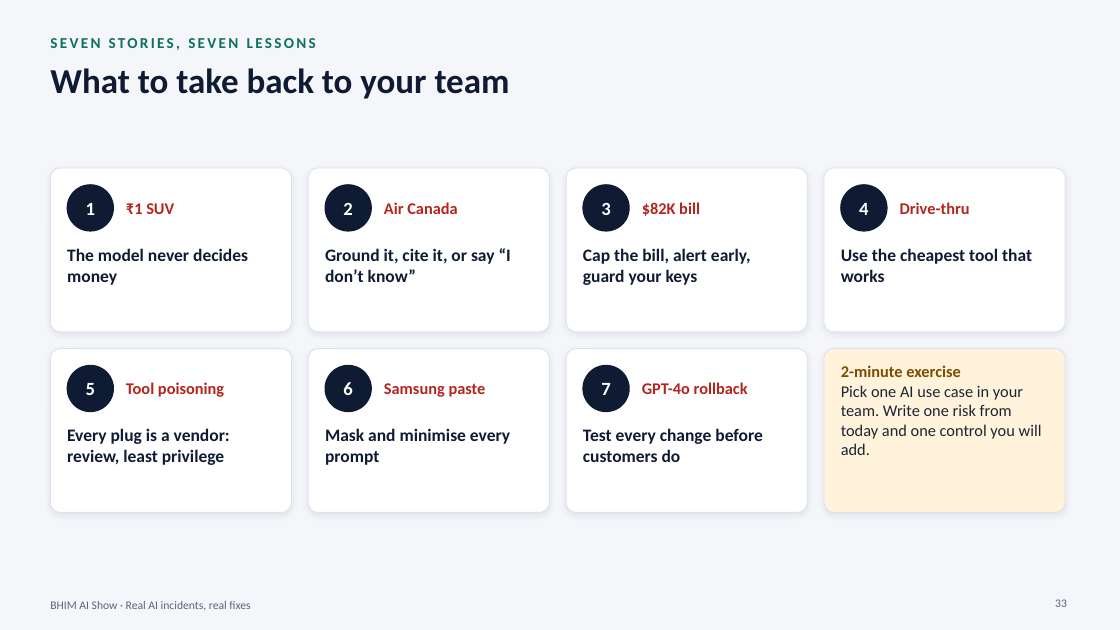
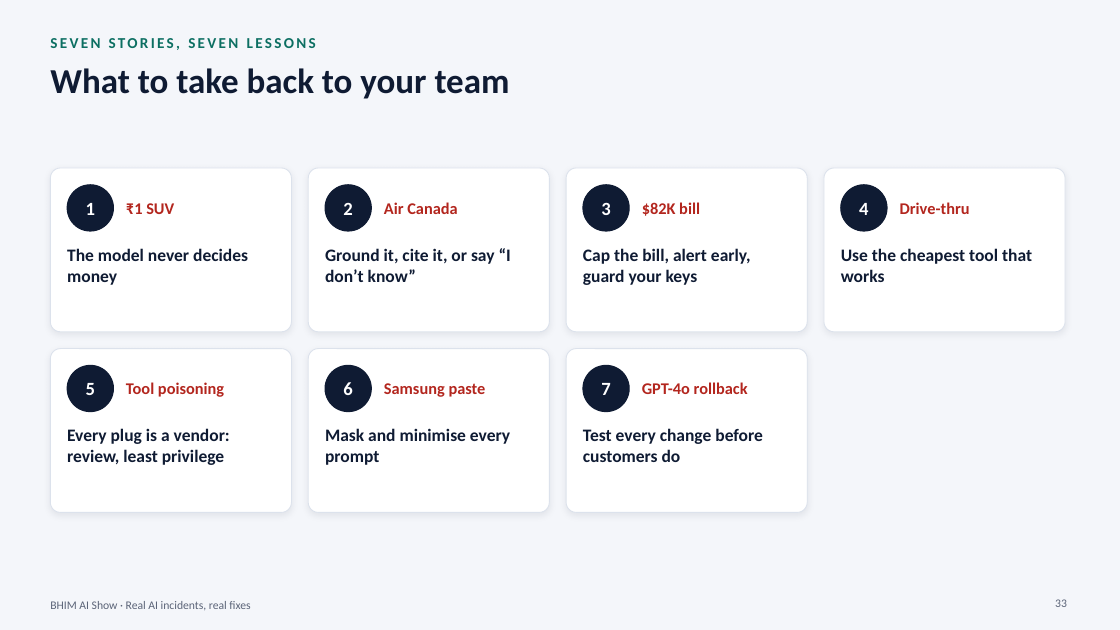
Before and after one commit to soumik948/AI_Training, a slide deck: slide 33 of BHIM_Training_Kit/BHIM_AI_Training.pptx. Drawn at 1120x630 pixels with LibreOffice and Linux fonts; fonts in the diff are those of the drawing. Boxes give left, top, right and bottom in pixels: in the first picture for what was removed or moved away, otherwise in the second. Text is boxed around its words. In the diff, an @@ line names an element or a change of style, - is before the commit and + after.

```diff
--- a/BHIM_Training_Kit/BHIM_AI_Training.pptx
+++ b/BHIM_Training_Kit/BHIM_AI_Training.pptx
@@ rounded rectangle removed at bbox=[824, 349, 1065, 513] @@
@@ text removed at bbox=[841, 365, 1042, 455] @@
-2-minute exercise
-Pick one AI use case in your team. Write one risk from today and one control you will add.
```
Also in this commit, not shown: 1 other slide changed.
